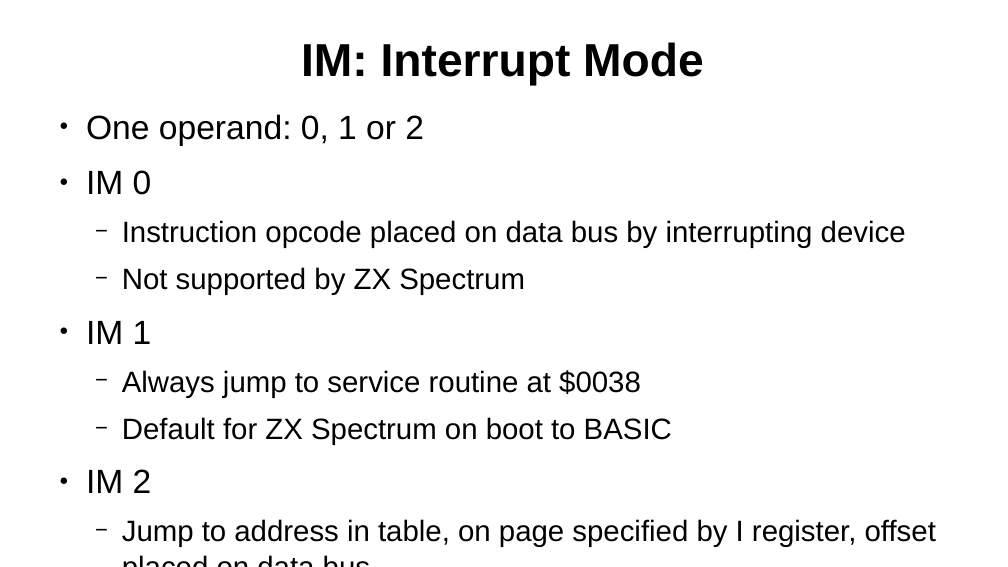
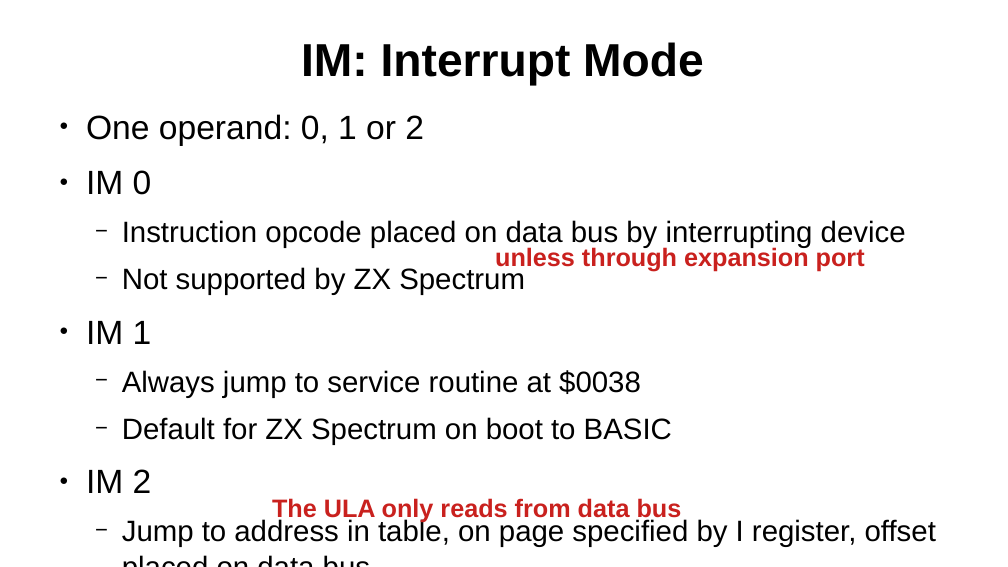
Before and after one commit to SlithyMatt/zxs-assembly-tutorial, a slide deck: slide 4 of Lesson12/Lesson12.odp (slide 2 before the commit). Drawn at 1008x567 pixels with LibreOffice and Linux fonts; fonts in the diff are those of the drawing. Boxes give left, top, right and bottom in pixels: in the first picture for what was removed or moved away, otherwise in the second. Text is boxed around its words. In the diff, an @@ line names an element or a change of style, - is before the commit and + after.

Commit message:
more work on slides

```diff
--- a/Lesson12/Lesson12.odp
+++ b/Lesson12/Lesson12.odp
@@ text added at [495, 245, 865, 271], 24 pt, text #C9211E, bold @@
+unless through expansion port
@@ text added at [272, 498, 682, 523], 24 pt, text #C9211E, bold @@
+The ULA only reads from data bus
```
Also in this commit, not shown: 4 slides added.
